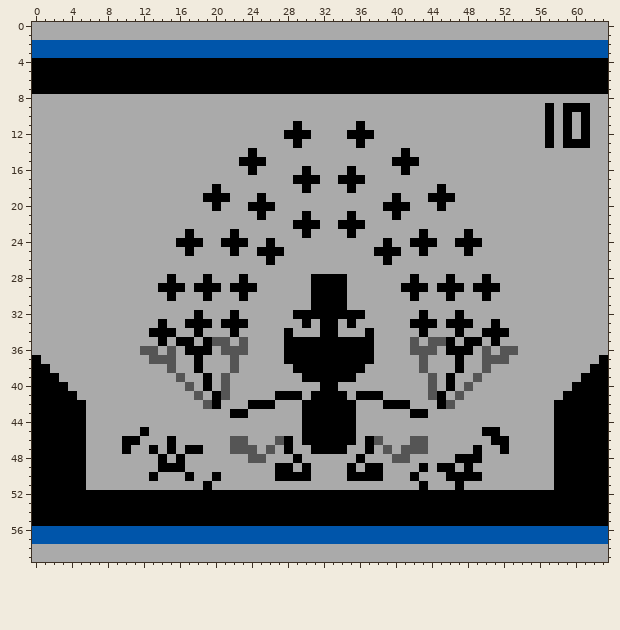
Pixel-art file: misc/ball.aseprite. The picture above is the old version.
64x60 pixels, 1 frame.
And afterwards:
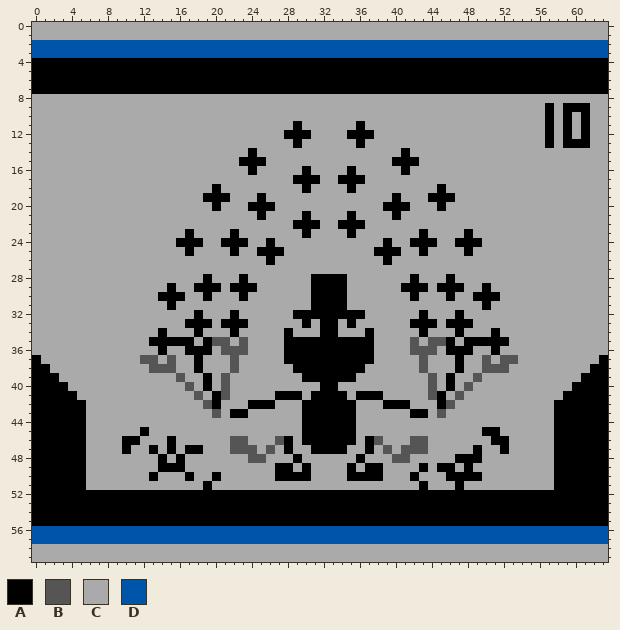
Palette (. is transparent): A #000000  B #555555  C #aaaaaa  D #0055aa
The edit:
{"y":28,"x":15,"old":"A","new":"C"}
{"y":28,"x":50,"old":"A","new":"C"}
{"y":29,"x":14,"old":"A","new":"C"}
{"y":29,"x":16,"old":"A","new":"C"}
{"y":29,"x":49,"old":"A","new":"C"}
{"y":29,"x":51,"old":"A","new":"C"}
{"y":30,"x":14,"old":"C","new":"A"}
{"y":30,"x":16,"old":"C","new":"A"}
{"y":30,"x":49,"old":"C","new":"A"}
{"y":30,"x":51,"old":"C","new":"A"}
{"y":31,"x":15,"old":"C","new":"A"}
{"y":31,"x":50,"old":"C","new":"A"}
{"y":33,"x":14,"old":"A","new":"C"}
{"y":33,"x":51,"old":"A","new":"C"}
{"y":34,"x":13,"old":"A","new":"C"}
{"y":34,"x":15,"old":"A","new":"C"}
{"y":34,"x":50,"old":"A","new":"C"}
{"y":34,"x":52,"old":"A","new":"C"}
{"y":35,"x":13,"old":"C","new":"A"}
{"y":35,"x":15,"old":"C","new":"A"}
{"y":35,"x":50,"old":"C","new":"A"}
{"y":35,"x":52,"old":"C","new":"A"}
{"y":36,"x":12,"old":"BBCB","new":"CCAC"}
{"y":36,"x":50,"old":"BCBB","new":"CACC"}
{"y":37,"x":12,"old":"C","new":"B"}
{"y":37,"x":14,"old":"B","new":"C"}
{"y":37,"x":51,"old":"B","new":"C"}
{"y":37,"x":53,"old":"C","new":"B"}
{"y":38,"x":13,"old":"CC","new":"BB"}
{"y":38,"x":51,"old":"CC","new":"BB"}
{"y":43,"x":20,"old":"C","new":"B"}
{"y":43,"x":45,"old":"C","new":"B"}
